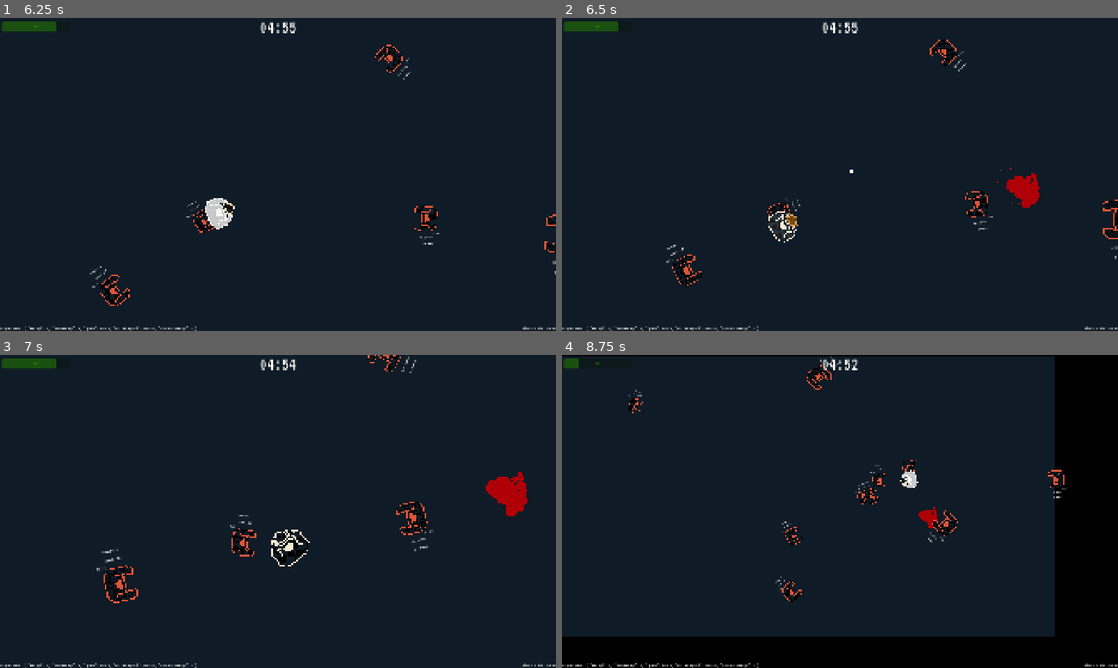
Above: before the commit, frames 1-4 (two rows, left to right).
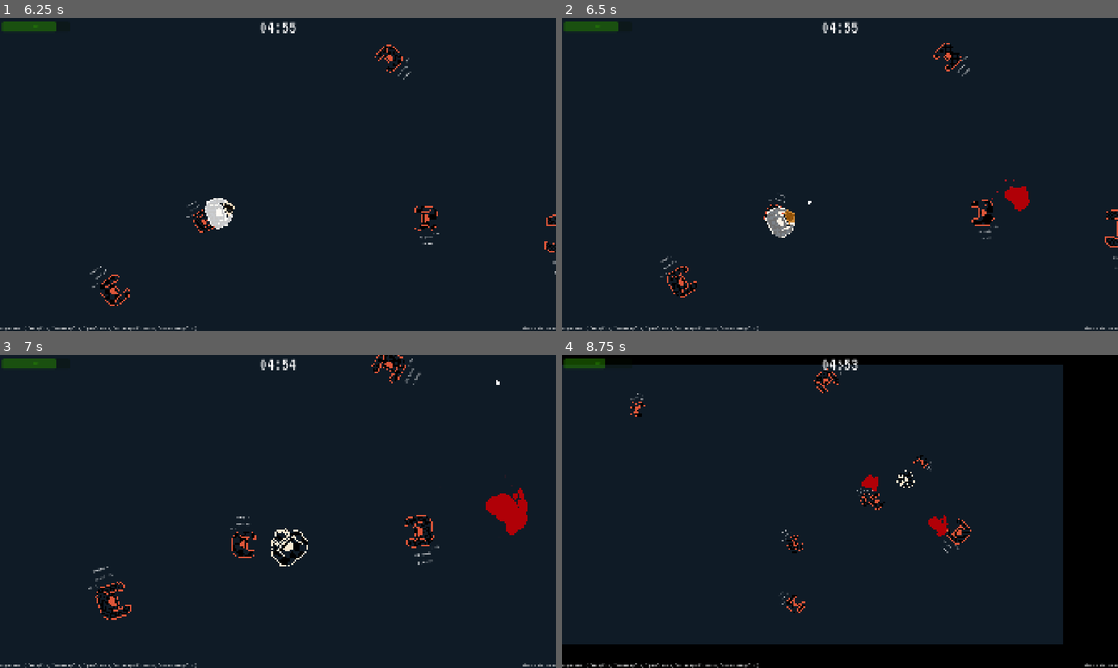
Above: after the commit, the same moments.

Repository: yasukawa426/top-down-shooter
Game: Godot game, scene res://scenes/main.tscn
Two runs of this game, one before a commit and one after it. Both use one fixed random seed, a clock stepped at 60 frames per second and the inputs below.
Inputs (mouse positions are in pixels of both pictures, inside the frame that each line leads up to):
- Up to frame 1 (6.25 s): click "START" at 0.5 s; tap Enter at 1.25 s; move the mouse to (400, 158) at 1.27 s; hold D (move_right) 1.28-2.03 s; hold Space (shoot) 1.28-2.03 s; move the mouse to (166, 190) at 2.02 s; hold S (move_down) 2.03-2.78 s; tap Mouse wheel up (zoom_in) at 2.1 s; move the mouse to (333, 105) at 2.77 s; hold D (move_right) 2.78-3.53 s; hold Mouse wheel down (zoom_out) 2.78-3.53 s; move the mouse to (250, 237) at 3.52 s; hold W (move_up) 3.53-4.28 s; tap Space (shoot) at 3.6 s; move the mouse to (444, 221) at 4.27 s; hold Mouse wheel up (zoom_in) 4.28-5.03 s; hold A (move_left) 4.28-5.78 s; move the mouse to (111, 127) at 5.02 s; tap Mouse wheel down (zoom_out) at 5.1 s; move the mouse to (305, 174) at 5.77 s; hold S (move_down) from 5.78 s (still down); hold Space (shoot) from 5.78 s (still down)
- Up to frame 2 (6.5 s): keep holding S (move_down); keep holding Space (shoot)
- Up to frame 3 (7 s): move the mouse to (194, 433) at 6.52 s; release S (move_down) at 6.53 s; release Space (shoot) at 6.53 s; hold D (move_right) from 6.53 s (still down); tap Mouse wheel up (zoom_in) at 6.6 s
- Up to frame 4 (8.75 s): move the mouse to (962, 495) at 7.27 s; release D (move_right) at 7.28 s; hold W (move_up) 7.28-8.03 s; hold Mouse wheel down (zoom_out) 7.28-8.03 s; move the mouse to (728, 527) at 8.02 s; hold D (move_right) from 8.03 s (still down); tap Space (shoot) at 8.1 s

Frame 1 is identical in both runs. In frame 2, 2.1% of the frame differs, in the area x 17-100%, y 6-90%; in frame 3, 2.7%; in frame 4, 7.4%, in the area x 0-91%, y 0-93%.

Commit message:
feat: increase hitstop on enemy death

Diff:
--- a/scenes/enemies/enemy.gd
+++ b/scenes/enemies/enemy.gd
@@ -65,7 +65,7 @@
 
 ## Removes the enemy from the scene
 func _die(bullet_global_position:Vector2) -> void:
-	HitStopManager.hit_stop(HitStopManager.Duration.TINY)
+	HitStopManager.hit_stop(HitStopManager.Duration.SHORT)
 	var blood_instance:GPUParticles2D = blood_particle.instantiate()
 
 	blood_instance.global_position = global_position
